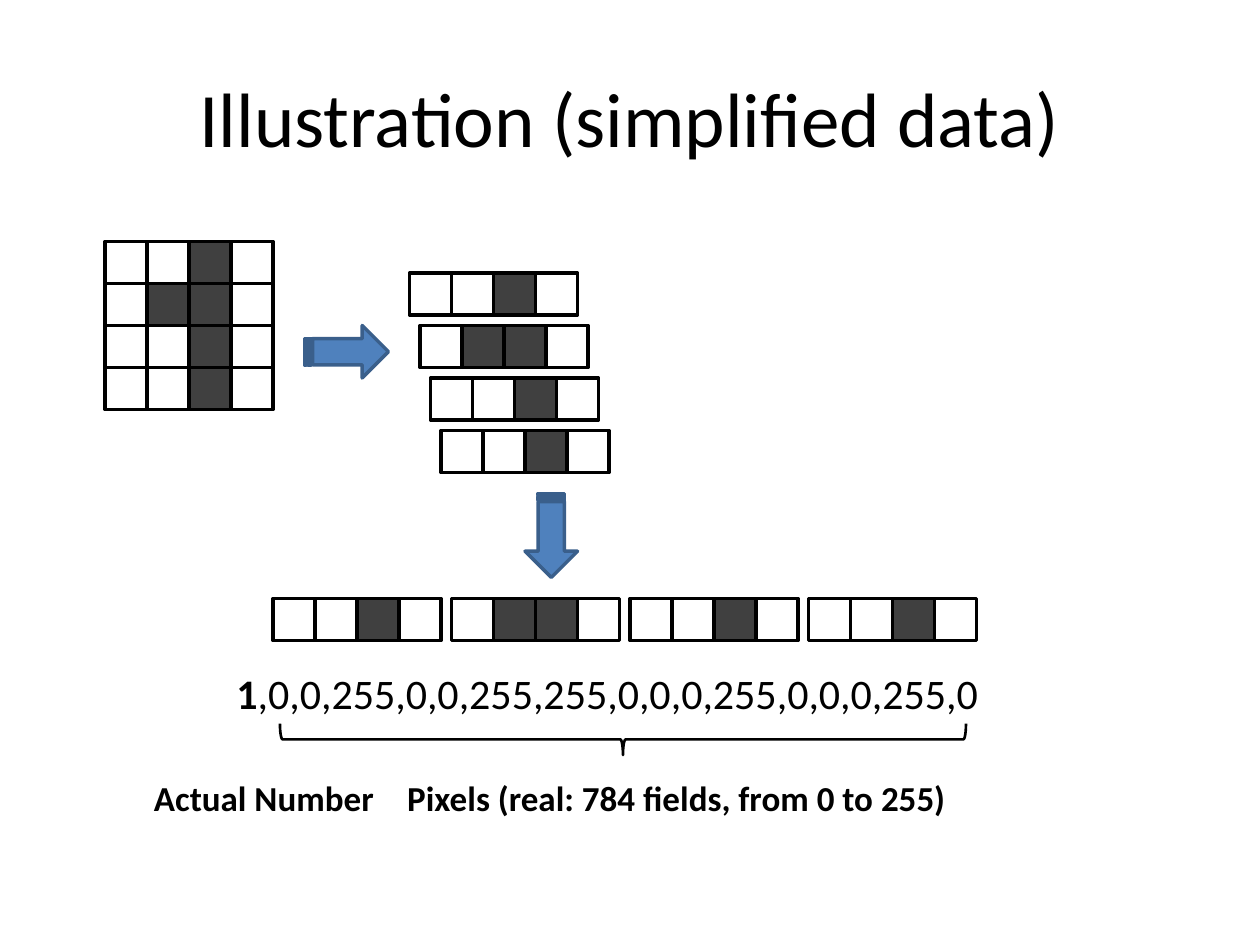
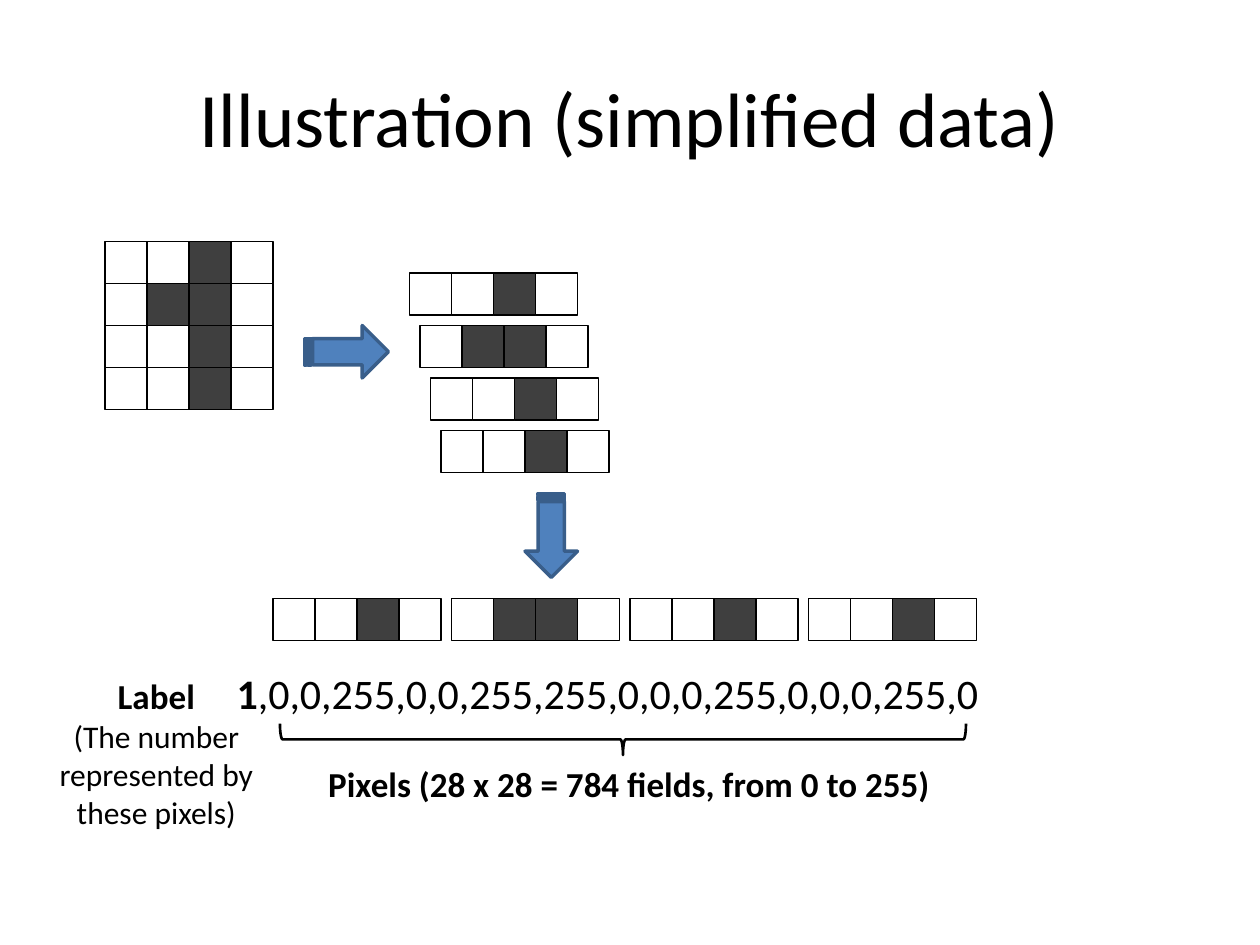
Before and after one commit to strangeloop/lambdajam2013, a slide deck: slide 7 of jams/learning/Machine Learning Jam.pptx. Drawn at 1260x945 pixels with LibreOffice and Linux fonts; fonts in the diff are those of the drawing. Boxes give left, top, right and bottom in pixels: in the first picture for what was removed or moved away, otherwise in the second. Text is boxed around its words. In the diff, an @@ line names an element or a change of style, - is before the commit and + after.

```diff
--- a/jams/learning/Machine Learning Jam.pptx
+++ b/jams/learning/Machine Learning Jam.pptx
@@ text added at (60,684,253,829), 18 pt, text #000000 @@
+Label
+(The number represented by these pixels)
@@ text at (328,771,929,802): text changed @@
-Pixels (real: 784 fields, from 0 to 255)
+Pixels (28 x 28 = 784 fields, from 0 to 255)
@@ text removed at (154,786,373,812) @@
-Actual Number
```
Also in this commit, not shown: 15 other slides changed, 4 slides added, 1 slide removed, 1 other file.
